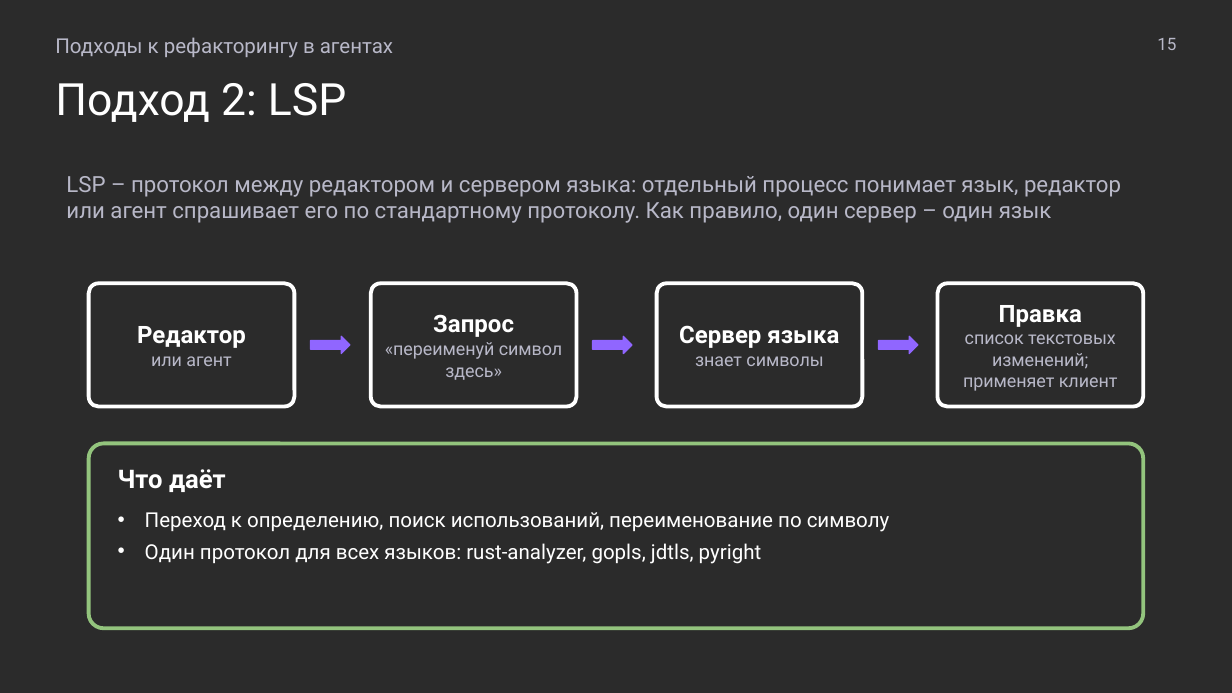
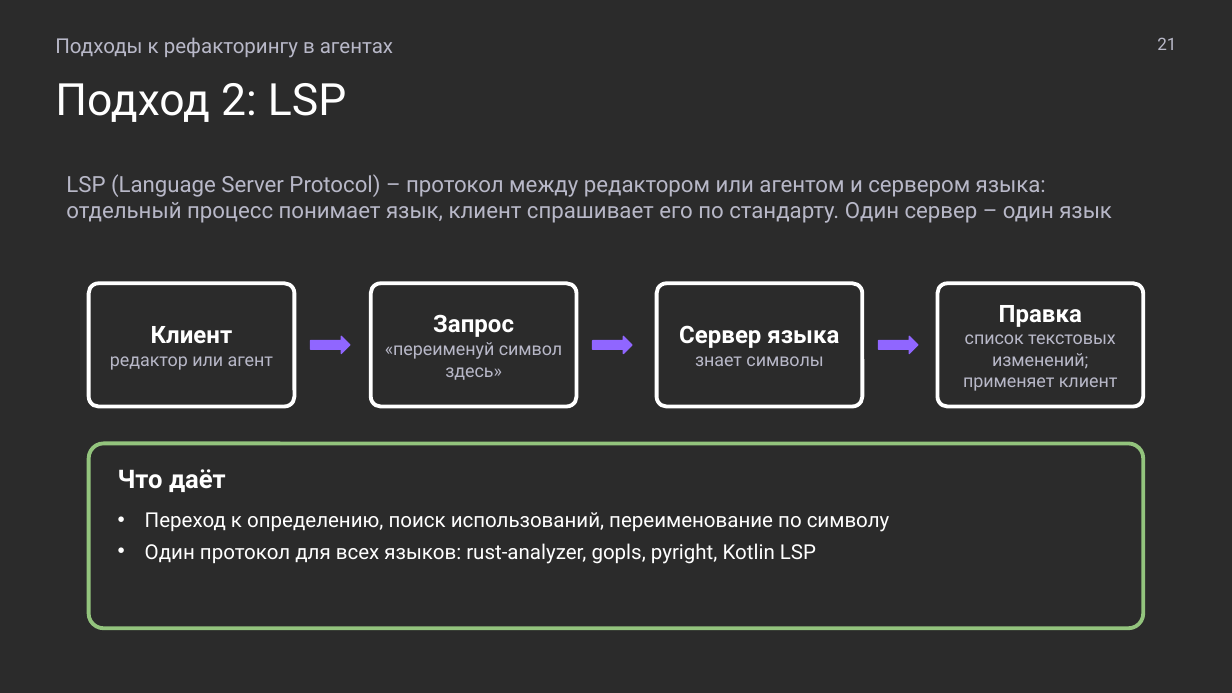
Before and after one commit to MchKosticyn/ide-refactoring-in-ai-agents, a slide deck: slide 21 of Доклад_ Рефакторинг в ИИ-агентах.pptx (slide 15 before the commit). Drawn at 1232x693 pixels with LibreOffice and Linux fonts; fonts in the diff are those of the drawing; background and template pictures are left out; a plain dark background stands for a picture behind light text. Boxes give left, top, right and bottom in pixels: in the first picture for what was removed or moved away, otherwise in the second. Text is boxed around its words. In the diff, an @@ line names an element or a change of style, - is before the commit and + after.

Commit message:
Rebuild presentation for detekt case: why-QA intro, human baseline, metrics on demos, protocol-level LSP limits, three summary theses

```diff
--- a/Доклад_ Рефакторинг в ИИ-агентах.pptx
+++ b/Доклад_ Рефакторинг в ИИ-агентах.pptx
@@ text at (1157, 37, 1176, 50): text changed @@
-15
+21
@@ text at (66, 174, 1112, 223): text changed @@
-LSP – протокол между редактором и сервером языка: отдельный процесс понимает язык, редактор или агент спрашивает его по стандартному протоколу. Как правило, один сервер – один язык
+LSP (Language Server Protocol) – протокол между редактором или агентом и сервером языка: отдельный процесс понимает язык, клиент спрашивает его по стандарту. Один сервер – один язык
@@ text in rounded rectangle at (110, 326, 273, 370): text changed; size 14 to 10.5 pt; text colour #FFFFFF to #B8B8C8; bold off @@
-Редактор
-или агент
+Клиент
+редактор или агент
@@ text in rounded rectangle at (145, 543, 816, 564): text changed @@
-• Один протокол для всех языков: rust-analyzer, gopls, jdtls, pyright
+• Один протокол для всех языков: rust-analyzer, gopls, pyright, Kotlin LSP
```
Also in this commit, not shown: 20 other slides changed, 18 slides added, 12 slides removed, 2 other files.
